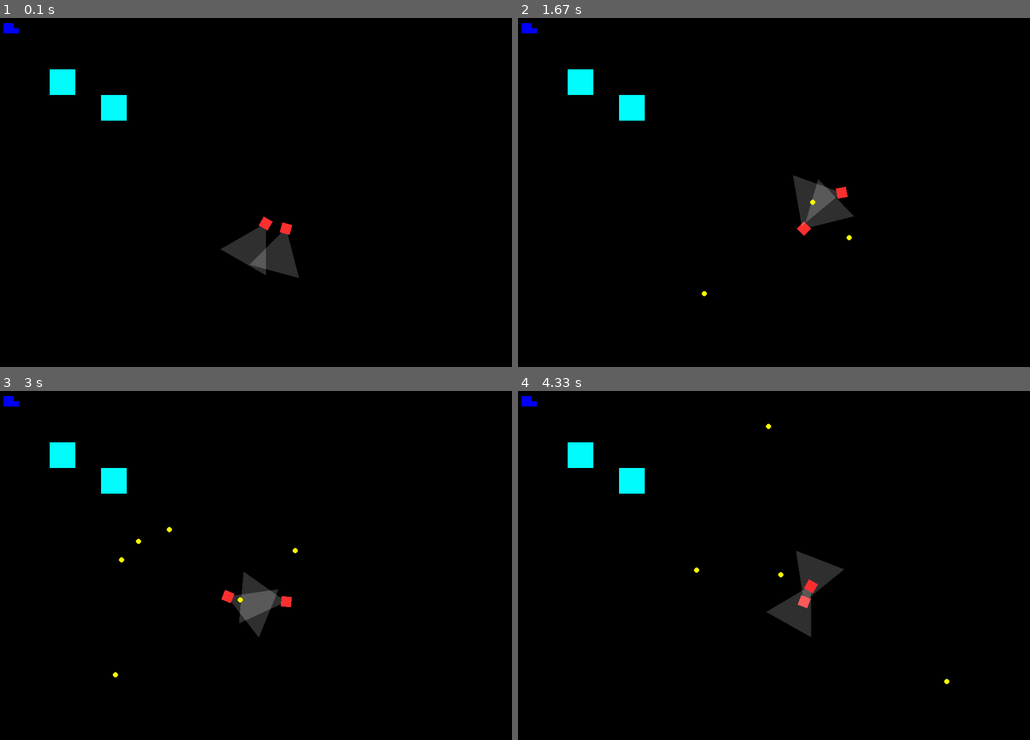
Above: before the commit, frames 1-4 (two rows, left to right).
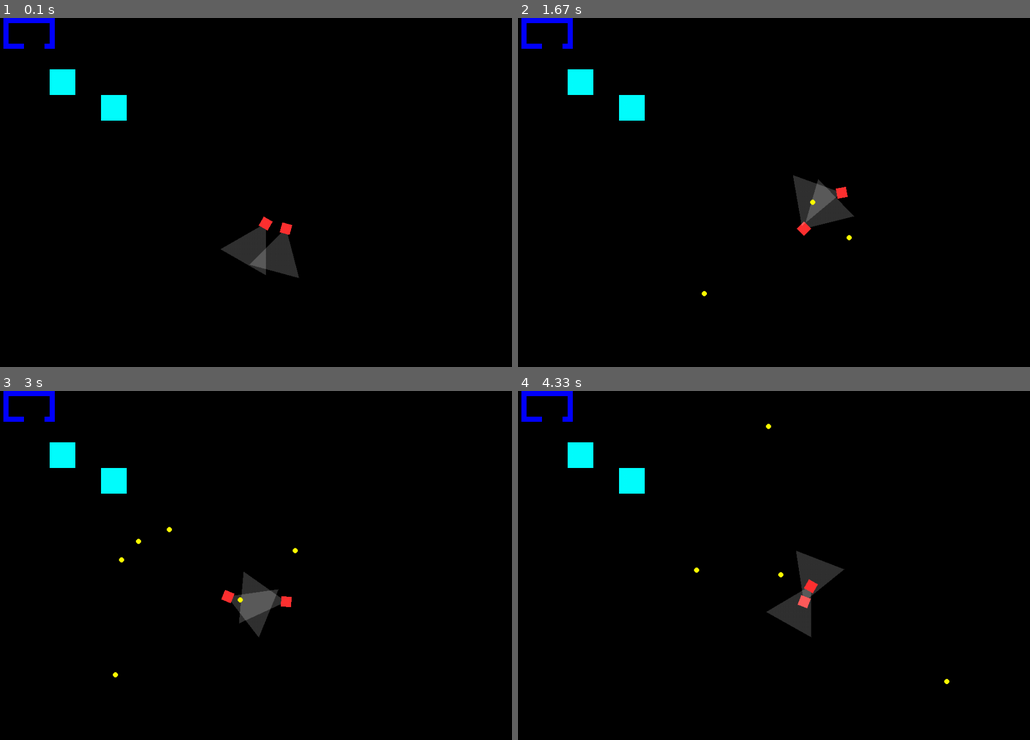
Above: after the commit, the same moments.

Repository: slalomsquid/2DShooter
Game: pygame game, started from main.py
The game is run twice, just before and just after one commit, with the same random seed, the same clock (stepped at 60 frames per second) and the same inputs.
Inputs (mouse positions are in pixels of both pictures, inside the frame that each line leads up to):
- Up to frame 1 (0.1 s): no input
- Up to frame 2 (1.67 s): hold Right 0.33-0.8 s; move the mouse to (753, 241) at 0.37 s; hold Up 0.83-1.13 s; move the mouse to (937, 213) at 0.87 s; tap Space at 0.9, 1.23, 1.53 s; hold Right 1.17-1.63 s; move the mouse to (651, 227) at 1.2 s
- Up to frame 3 (3 s): hold Left 1.67-2.2 s; move the mouse to (97, 534) at 1.7 s; tap Space at 1.73, 2.03, 2.3, 2.63, 2.93 s; hold Down 2.23-2.53 s; move the mouse to (332, 453) at 2.27 s; hold Left 2.57-2.97 s; move the mouse to (312, 631) at 2.6 s
- Up to frame 4 (4.33 s): hold Up 3-3.37 s; move the mouse to (784, 457) at 3.03 s; tap Space at 3.07, 3.47, 3.77, 4.13 s; hold Right 3.4-4.03 s; move the mouse to (589, 586) at 3.43 s; hold Down from 4.07 s (still down); move the mouse to (779, 638) at 4.1 s

The runs differ from the first frame. In frame 1, 0.4% of the frame differs, in the area x 0-11%, y 0-9%; in frame 2, 0.4%; in frame 3, 0.4%; in frame 4, 0.4%.

Commit message:
finally fixed scroll

Diff:
--- a/main.py
+++ b/main.py
@@ -47,10 +47,12 @@
     offset_y = 0
 
     map_array = [
-        [0,0,0,0],
-        [0,1,1,0],
-        [0,1,1,1],
-        [0,0,0,0]
+        [0,1,1,1,1,1,1,1,1,1,1],
+        [0,1,0,0,0,0,0,0,0,0,1],
+        [0,1,0,0,0,0,0,0,0,0,1],
+        [0,1,0,0,0,0,0,0,0,0,1],
+        [0,1,0,0,0,0,0,0,0,0,1],
+        [0,1,1,1,1,0,0,0,0,1,1]
     ]
 
     game_map = Game_Map(map_array, 10, constants.BLUE)
@@ -105,17 +107,29 @@
         for i, rect in enumerate(game_map.rects):
             rect_map[f"tile_{i}"] = rect
 
+        old_x, old_y = player.x, player.y
+
         dx, dy = player.handle_movement(keys, delta_time, rect_map)
 
-        if player.x + dx < constants.SCROLL_MARGIN:
-            offset_x += dx
-        elif player.x + dx > constants.WIDTH - constants.SCROLL_MARGIN:
-            offset_x += dx
+        actual_dx = player.x - old_x
+        actual_dy = player.y - old_y
 
-        if player.y + dy < constants.SCROLL_MARGIN:
-            offset_y += dy
-        elif player.y + dy > constants.HEIGHT - constants.SCROLL_MARGIN:
-            offset_y += dy
+        # Horizontal Scroll
+        if player.x < constants.SCROLL_MARGIN and actual_dx < 0:
+            # Only move offset if player is at the LEFT margin and moving LEFT
+            offset_x += actual_dx
+        elif player.x > constants.WIDTH - constants.SCROLL_MARGIN and actual_dx > 0:
+            # Only move offset if player is at the RIGHT margin and moving RIGHT
+            offset_x += actual_dx
+
+        # Vertical Scroll
+        if player.y < constants.SCROLL_MARGIN and actual_dy < 0:
+            # Only move offset if player is at the TOP margin and moving UP
+            offset_y += actual_dy
+        elif player.y > constants.HEIGHT - constants.SCROLL_MARGIN and actual_dy > 0:
+            # Only move offset if player is at the BOTTOM margin and moving DOWN
+            offset_y += actual_dy
+
 
         player.sync_player()
 
